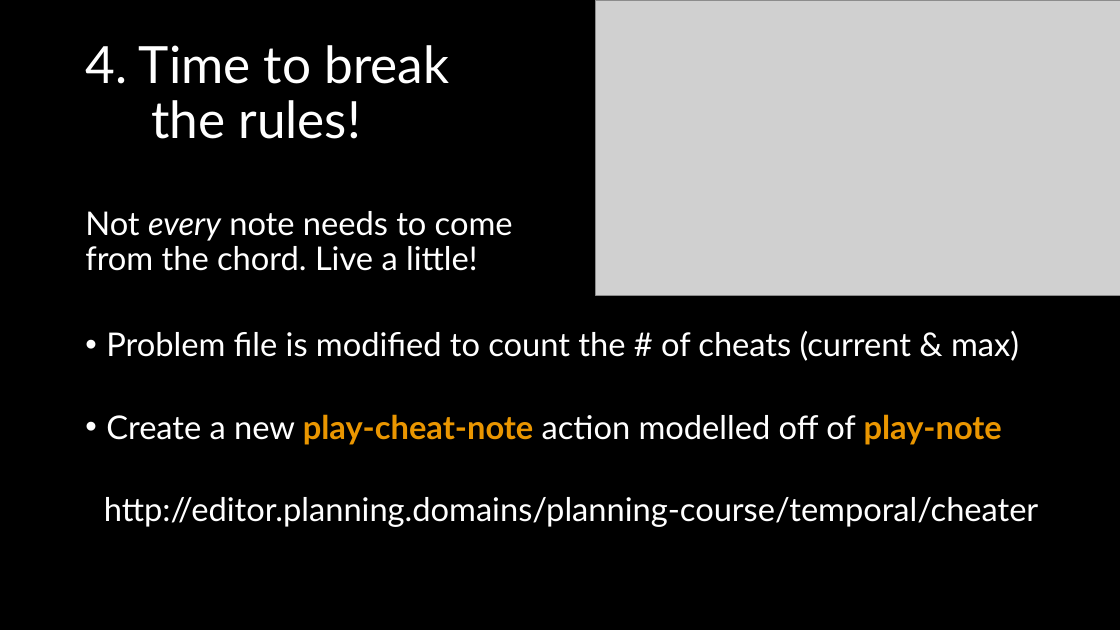
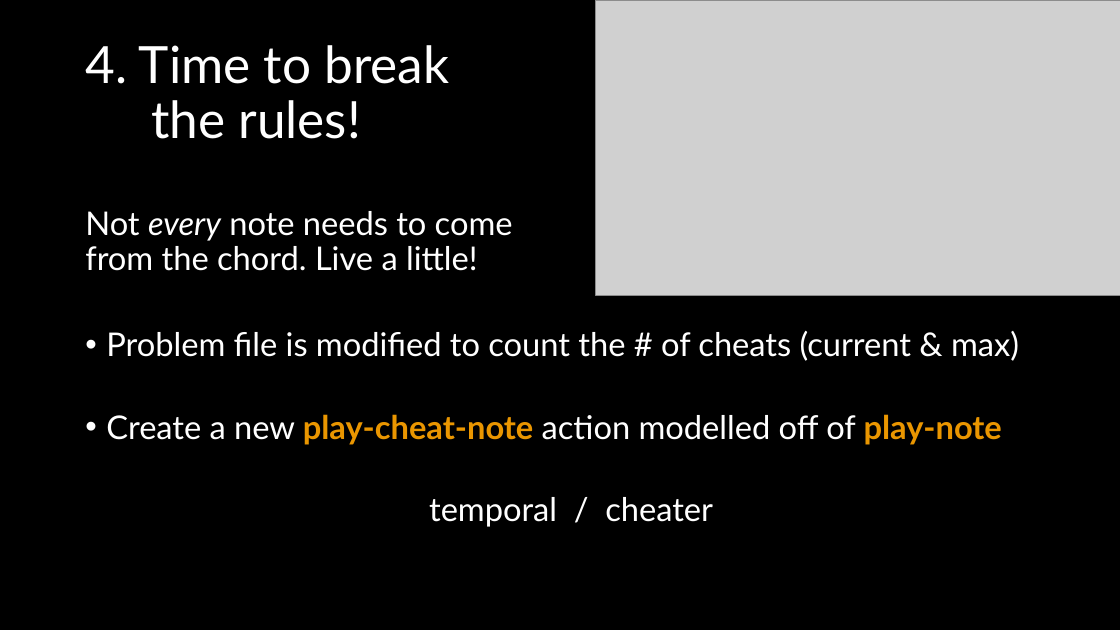
Before and after one commit to AI-Planning/modeling-in-pddl, a slide deck: slide 16 of exercises/cisc-813/temporal/slides.pptx. Drawn at 1120x630 pixels with LibreOffice and Linux fonts; fonts in the diff are those of the drawing; grey boxes stand for pictures. Boxes give left, top, right and bottom in pixels: in the first picture for what was removed or moved away, otherwise in the second. Text is boxed around its words. In the diff, an @@ line names an element or a change of style, - is before the commit and + after.

```diff
--- a/exercises/cisc-813/temporal/slides.pptx
+++ b/exercises/cisc-813/temporal/slides.pptx
@@ text at (x1=429, y1=497, x2=713, y2=527): text changed @@
-http://editor.planning.domains/planning-course/temporal/cheater
+temporal / cheater
```
Also in this commit, not shown: 9 other slides changed, 7 other files.
